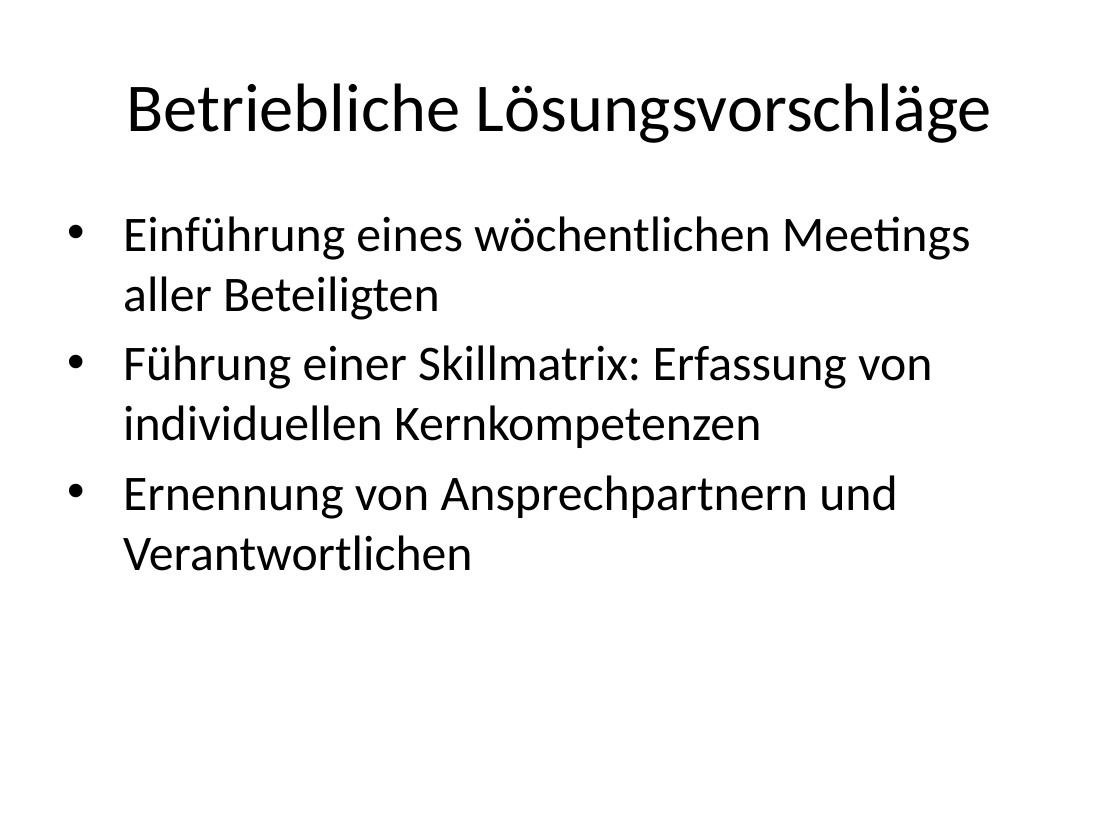
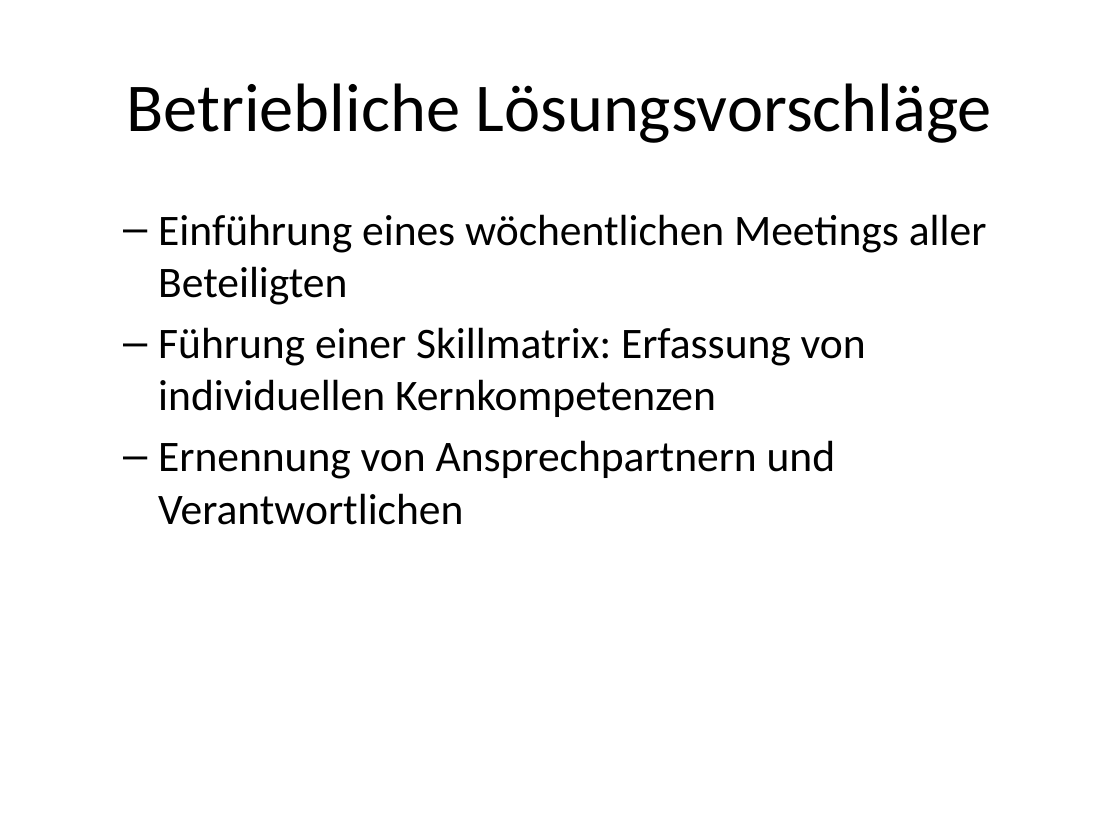
Before and after one commit to roman91DE/wipaed, a slide deck: slide 15 of praktikum/praesentation/praesentation.pptx. Drawn at 1120x840 pixels with LibreOffice and Linux fonts; fonts in the diff are those of the drawing. Boxes give left, top, right and bottom in pixels: in the first picture for what was removed or moved away, otherwise in the second. Text is boxed around its words. In the diff, an @@ line names an element or a change of style, - is before the commit and + after.

```diff
--- a/praktikum/praesentation/praesentation.pptx
+++ b/praktikum/praesentation/praesentation.pptx
@@ text "Einführung eines wöchentlichen Meetings aller ..." at (158,214,987,525): size 32 to 28 pt; bullet • to –; list level 1 to 2 in "Einführung eines wöchentlichen Meetings aller ..."; list level 1 to 2 in "Führung einer Skillmatrix: Erfassung von ..."; list level 1 to 2 in "Ernennung von Ansprechpartnern und Verantwortlichen" @@
```
Also in this commit, not shown: 14 other slides changed, 3 other files.
